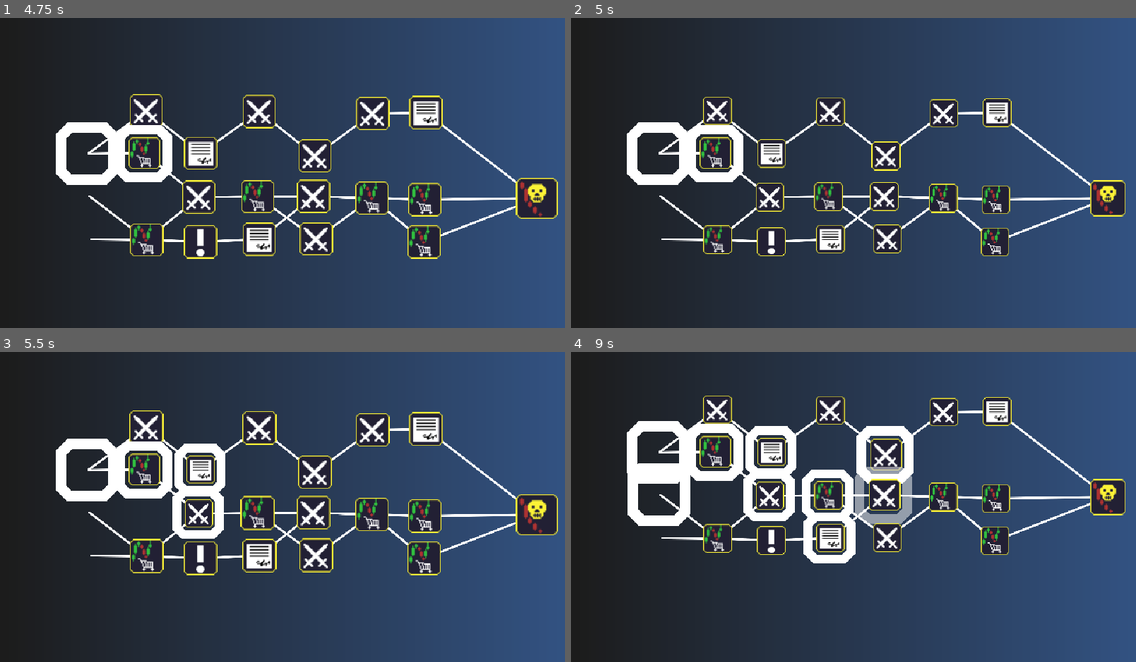
Above: before the commit, frames 1-4 (two rows, left to right).
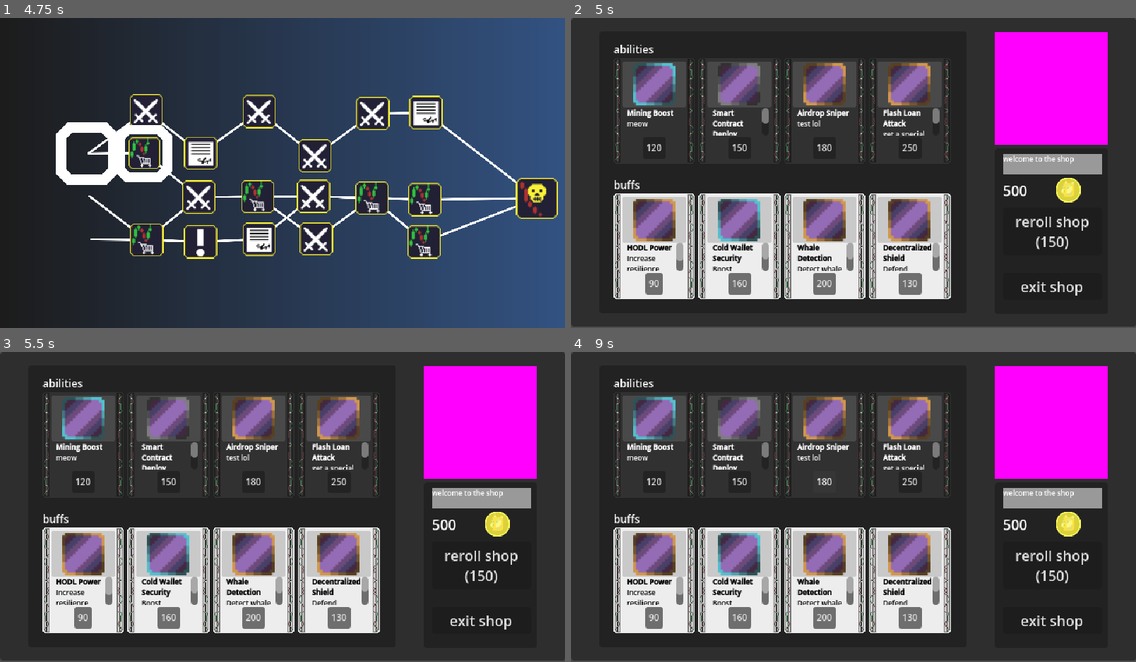
Above: after the commit, the same moments.

Repository: ChristopherZinati/memefight-tactics
Game: Godot game, scene res://map_assets/Map.tscn
Same seed, same stepped clock (60 frames per second), same inputs: the game is played once before the commit and once after it. This scene is started directly instead of the project's main scene.
Inputs (mouse positions are in pixels of both pictures, inside the frame that each line leads up to):
- Up to frame 1 (4.75 s): tap Enter at 0.5, 2 s; drag from (146, 111) to (372, 114) at 0.52 s; tap Space at 1.25, 2.75 s; drag from (259, 111) to (423, 111) at 1.27 s; move the mouse to (372, 114) at 2.02 s; press the mouse at (372, 114) at 2.03 s; hold Right (ui_right) 2.03-2.75 s; release the mouse at (372, 114) at 2.75 s; drag from (423, 111) to (259, 111) at 2.77 s; drag from (90, 154) to (423, 111) at 3.52 s; drag from (146, 154) to (423, 111) at 4.27 s
- Up to frame 2 (5 s): no input
- Up to frame 3 (5.5 s): move the mouse to (197, 488) at 5.02 s; press the mouse at (197, 488) at 5.03 s; hold Down (ui_down) from 5.03 s (still down)
- Up to frame 4 (9 s): release Down (ui_down) at 5.75 s; release the mouse at (768, 488) at 5.75 s; drag from (887, 472) to (717, 469) at 5.77 s; drag from (661, 513) to (768, 469) at 6.52 s; drag from (768, 513) to (661, 469) at 7.27 s; move the mouse to (830, 513) at 8.02 s; press the mouse at (830, 513) at 8.03 s; hold Down (ui_down) 8.03-8.75 s; release the mouse at (830, 513) at 8.75 s; drag from (881, 494) to (717, 451) at 8.77 s

Frame 1 is identical in both runs. In frame 2, 77% of the frame differs, in the area x 0-100%, y 0-100%; in frame 3, 76%; in frame 4, 78%.

Commit message:
fixed map bugs and added map state saving functionality

Diff:
--- /dev/null
+++ b/meme-fight-tactics-merged-V1/data/Player/saved_map_state.json
@@ -0,0 +1 @@
+{"map_data":[]}
--- a/meme-fight-tactics-merged-V1/map_assets/map.gd
+++ b/meme-fight-tactics-merged-V1/map_assets/map.gd
@@ -59,14 +59,21 @@
 
 func unlock_column(which_column: int = columns_traversed) -> void:
 	for map_encounter: MapEncounter in encounters.get_children():
-		if map_encounter.encounter.row == which_column:
+		if map_encounter.encounter.column == which_column:
 			map_encounter.available = true
 
 
 func unlock_next_encounters() -> void:
-	for map_encounter in encounters.get_children() as Array[Encounter]:
+	for map_encounter in encounters.get_children() as Array[MapEncounter]:
 		if last_encounter.next_encounters.has(map_encounter.encounter):
 			map_encounter.available = true
+
+			if map_encounter.encounter.next_encounters.size() > 1:
+				for next_encounter in map_encounter.encounter.next_encounters:
+					# Unlock any additional paths at the branching point
+					for extra_map_encounter in encounters.get_children():
+						if extra_map_encounter.encounter == next_encounter:
+							extra_map_encounter.available = true
 
 
 func show_map() -> void:
@@ -102,8 +109,44 @@
 
 func _on_map_encounter_selected(encounter: Encounter) -> void:
 	for map_encounter in encounters.get_children() as Array[Encounter]:
-		if map_encounter.encounter.row == encounter.row:
+		if map_encounter.encounter.column == encounter.column and map_encounter != encounter:
 			map_encounter.available = false
 
 	last_encounter = encounter
 	columns_traversed += 1
+	_save_map_state()
+	unlock_next_encounters()
+
+
+func _save_map_state():
+	var save_data = {
+		"map_data" : []
+	}
+	for row in map_data:
+		var row_data = []
+		for encounter in row:
+			var encounter_data = {
+				"row": encounter.row,
+				"column": encounter.column,
+				"postition": [encounter.position.x, encounter.position.y],
+				"type": int(encounter.type),
+				"selected": encounter.selected,
+				"next_encounters": []
+			}
+			for next_enc in encounter.next_encounters:
+				encounter_data["next_encounters"].append({
+					"row": next_enc.row,
+					"column": next_enc.column
+				})
+			row_data.append(encounter_data)
+		save_data["map_data"].append(row_data)
+
+	var map_state_path = "res://data/Player/saved_map_state.json"
+	var file = FileAccess.open(map_state_path, FileAccess.WRITE)
+	if file:
+		file.store_string(JSON.stringify(save_data))
+		file.close()
+		print(save_data)
+		print("file saved")
+	else:
+		print("ERROR: file not found")
--- a/meme-fight-tactics-merged-V1/map_assets/map_encounter.gd
+++ b/meme-fight-tactics-merged-V1/map_assets/map_encounter.gd
@@ -11,6 +11,14 @@
 	Encounter.Type.BOSS_BATTLE:[preload("res://map_assets/map_icons/Boss v1.png"), Vector2(1.25, 1.25)],
 }
 
+var scene_paths := {
+	Encounter.Type.NOT_ASSIGNED : "",
+	Encounter.Type.BATTLE: "battle.path",
+	Encounter.Type.AB_SHOP: "res://menus/shop_phase.tscn",
+	Encounter.Type.U_SHOP: "res://menus/unit_shop_phase.tscn",
+	Encounter.Type.SPECIAL_EVENT: "res://menus/unit_shop_phase.tscn",
+	Encounter.Type.BOSS_BATTLE: "boss_battle.path"
+}
 
 
 @onready var sprite_2d: Sprite2D = $Visuals/Sprite2D
@@ -54,6 +62,9 @@
 			encounter.selected = true
 			animation_player.play("select")
 
-#called by animation player when select animation finishes
-func _on_map_encounter_selected(encounter: Encounter) -> void:
+
+func _on_map_encounter_selected() -> void:
 	selected.emit(encounter)
+
+	if encounter.type in scene_paths:
+		get_tree().change_scene_to_file(scene_paths[encounter.type])
--- a/meme-fight-tactics-merged-V1/map_assets/map_generator.gd
+++ b/meme-fight-tactics-merged-V1/map_assets/map_generator.gd
@@ -25,6 +25,7 @@
 var map_data: Array[Array]
 
 func _generate_map() -> Array[Array]:
+	_clear_saved_map_state()
 	# Assign the grid to the member variable.
 	map_data = _generate_initial_grid()
 	var starting_points = _get_random_starting_points()
@@ -226,3 +227,18 @@
 			return type
 
 	return Encounter.Type.BOSS_BATTLE
+
+
+func _clear_saved_map_state() -> void:
+	var save_data = {
+		"map_data" : []
+	}
+	var saved_map_state = "res://data/Player/saved_map_state.json"
+	var file = FileAccess.open(saved_map_state, FileAccess.WRITE)
+	if file:
+		file.store_string(JSON.stringify(save_data))
+		file.close()
+		print(save_data)
+		print("file overwritten")
+	else:
+		print("ERROR: file not found")
